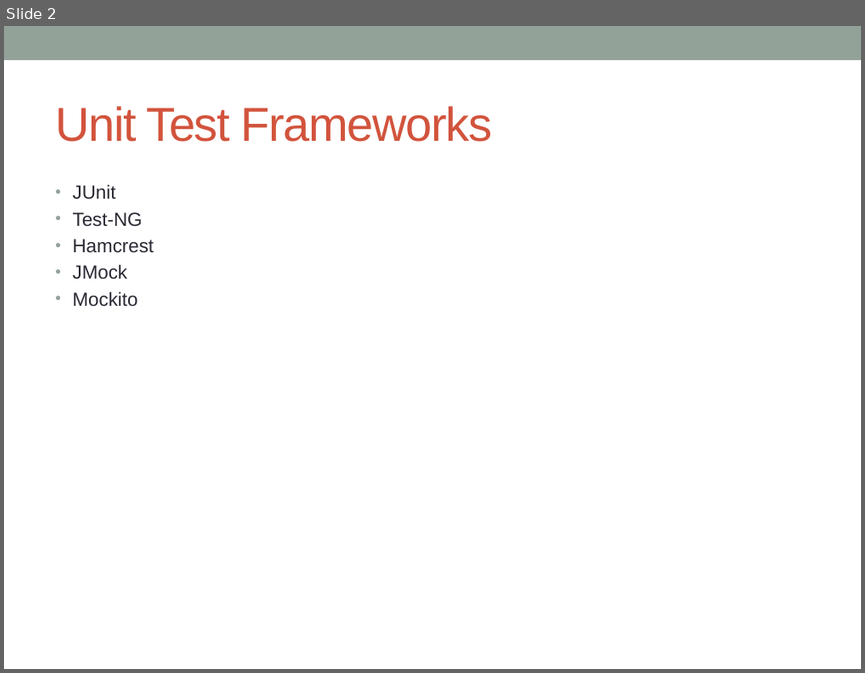
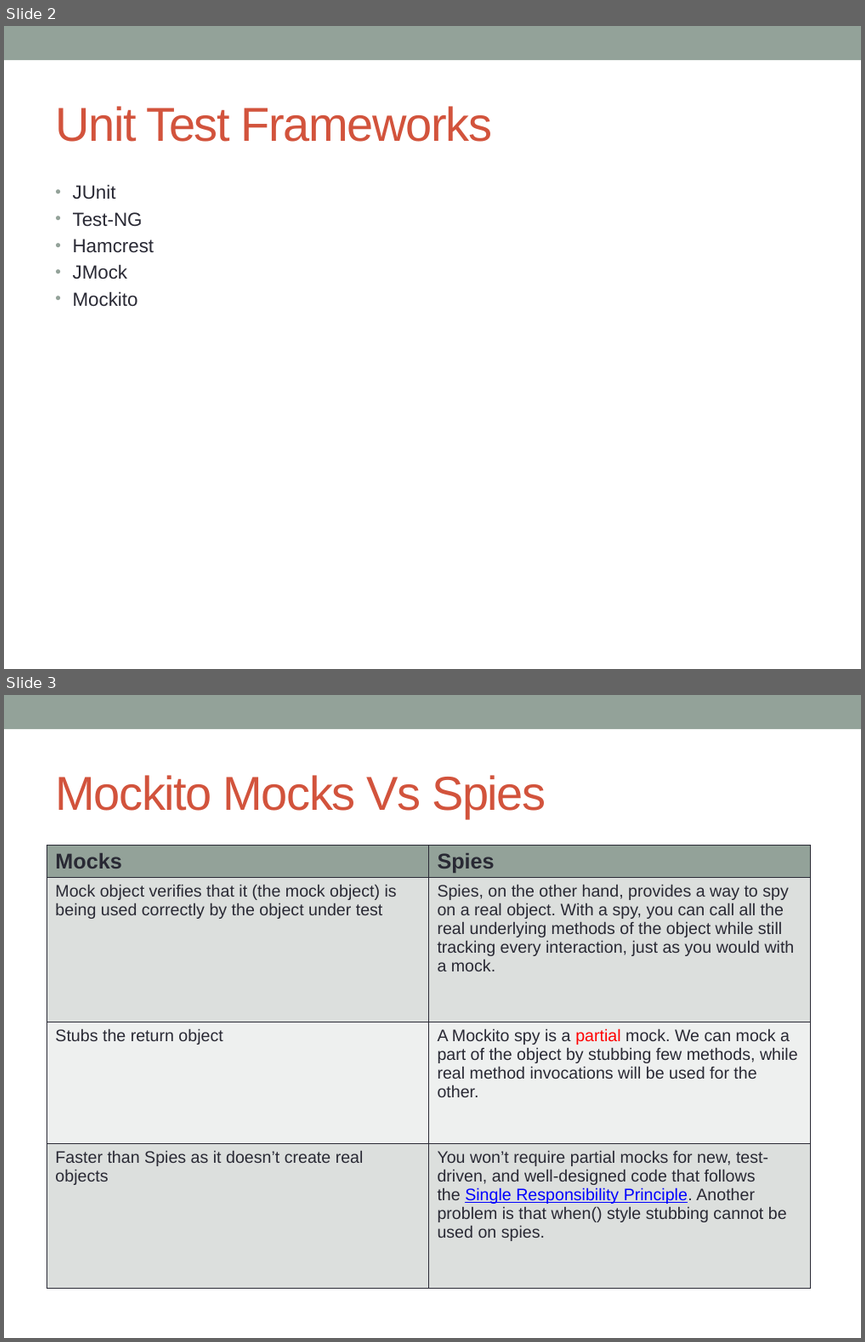
Before and after one commit to notionquest/ProjectDocumentation, a slide deck: UnitTest.pptx. Shown one above the other, each under a label of ours: slide 2 before the commit, slides 2 and 3 after it. The pictures are 865x673 and 865x1342 pixels, drawn with LibreOffice and Linux fonts; fonts in the diff are those of the drawing. Boxes give left, top, right and bottom in pixels: in the first picture for what was removed or moved away, otherwise in the second. Text is boxed around its words. In the diff, an @@ line names an element or a change of style, - is before the commit and + after.

Commit message:
Mockito mocks vs spies

```diff
--- a/UnitTest.pptx
+++ b/UnitTest.pptx
@@ slide 3 added at (4,695,861,1338), background #FFFFFF; not listed: 1 template element that a slide beside it also shows @@
@@ title added at (55,775,545,818), 40 pt, text #D2533C @@
+Mockito Mocks Vs Spies
@@ table added at (46,845,810,1290), 4 rows, 2 columns @@
+Mocks | Spies
+Mock object verifies that it (the mock object) is being used correctly by the object under test | Spies, on the other hand, provides a way to spy on a real object. With a spy, you can call all the real underlying methods of the object while still tracking every interaction, just as you would with a mock.
+Stubs the return object | A Mockito spy is a partial mock. We can mock a part of the object by stubbing few methods, while real method invocations will be used for the other.
+Faster than Spies as it doesn’t create real objects | You won’t require partial mocks for new, test-driven, and well-designed code that follows the Single Responsibility Principle. Another problem is that when() style stubbing cannot be used on spies.
```
Also in this commit, not shown: 1 slide changed.
